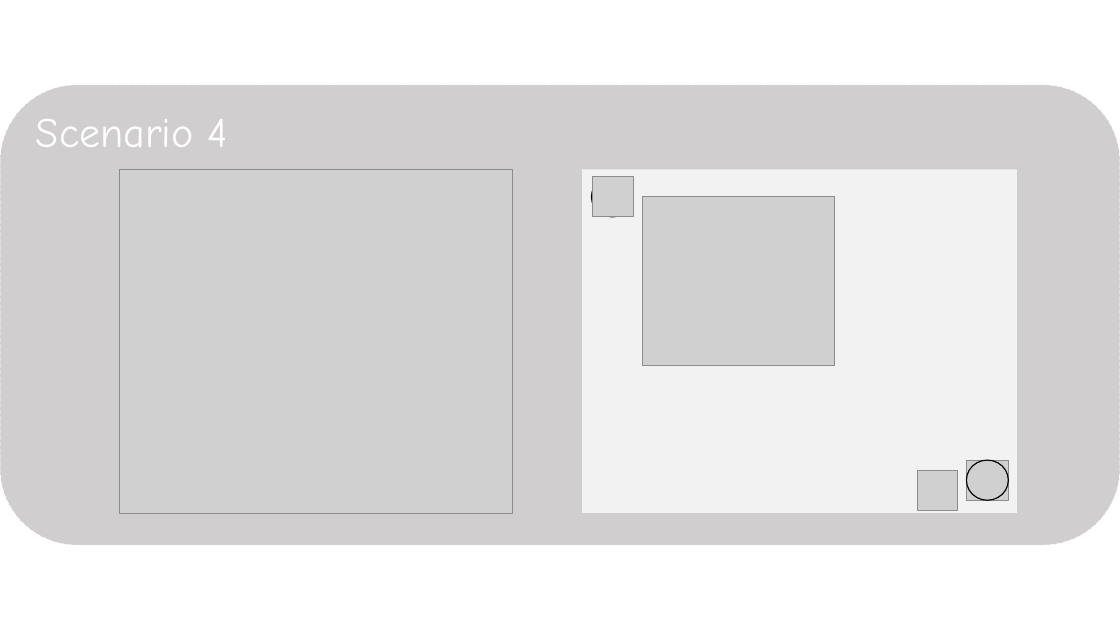
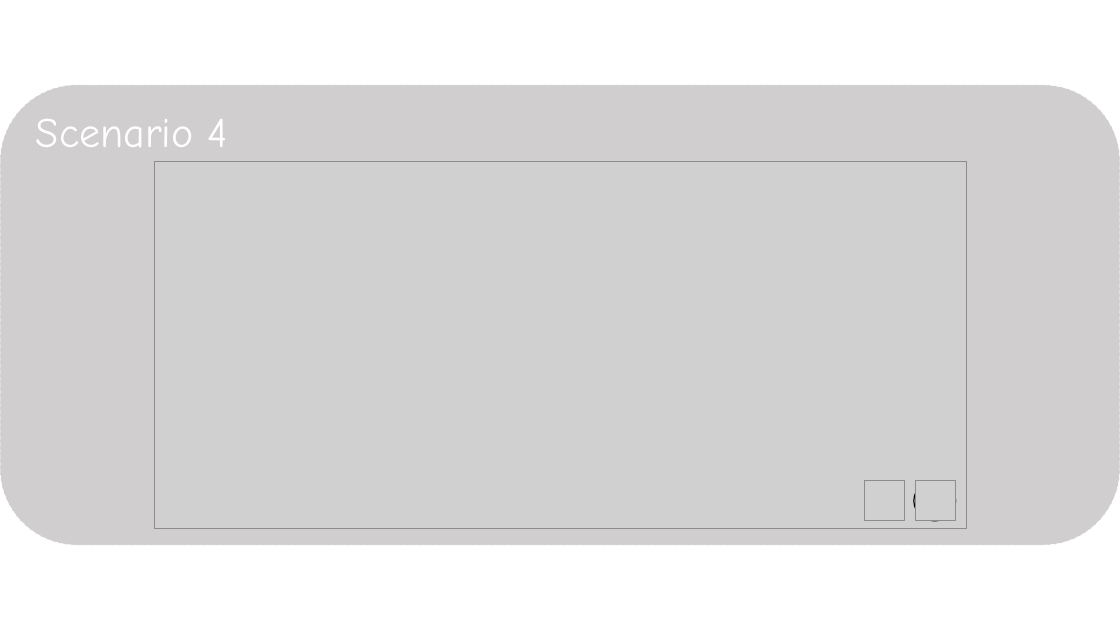
Before and after one commit to moira2k/TodoList, a slide deck: slide 7 of Documents/drawings.pptm. Drawn at 1120x630 pixels with LibreOffice and Linux fonts; fonts in the diff are those of the drawing; grey boxes stand for pictures. Boxes give left, top, right and bottom in pixels: in the first picture for what was removed or moved away, otherwise in the second. Text is boxed around its words. In the diff, an @@ line names an element or a change of style, - is before the commit and + after.

```diff
--- a/Documents/drawings.pptm
+++ b/Documents/drawings.pptm
@@ picture removed at <box>119,169,512,513</box> @@
@@ picture added at <box>154,161,966,528</box> @@
@@ group removed at <box>582,169,1017,513</box>: 2 pictures, 1 rectangle, 1 ellipse @@
@@ picture: place and size @@
-picture at <box>918,471,959,512</box>
+picture at <box>865,481,905,521</box>
@@ ellipse: place and size @@
-ellipse at <box>967,460,1009,501</box>
+ellipse at <box>914,481,956,521</box>
@@ picture: place and size @@
-picture at <box>593,176,634,217</box>
+picture at <box>915,481,955,521</box>
```
Also in this commit, not shown: 2 other slides changed, 3 other files.
